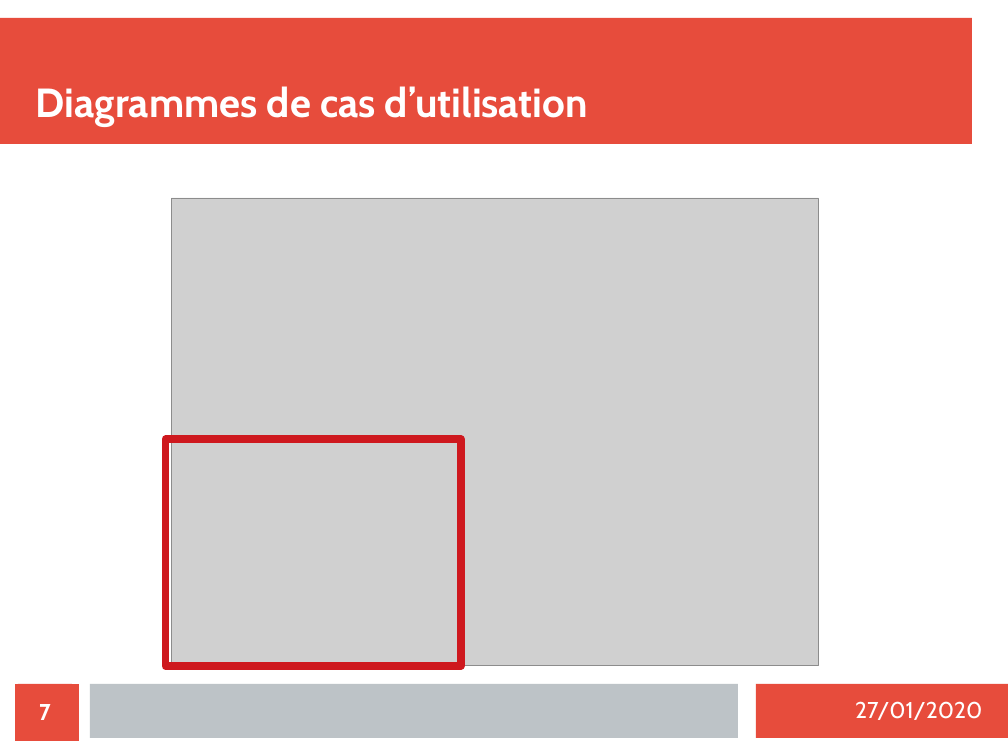
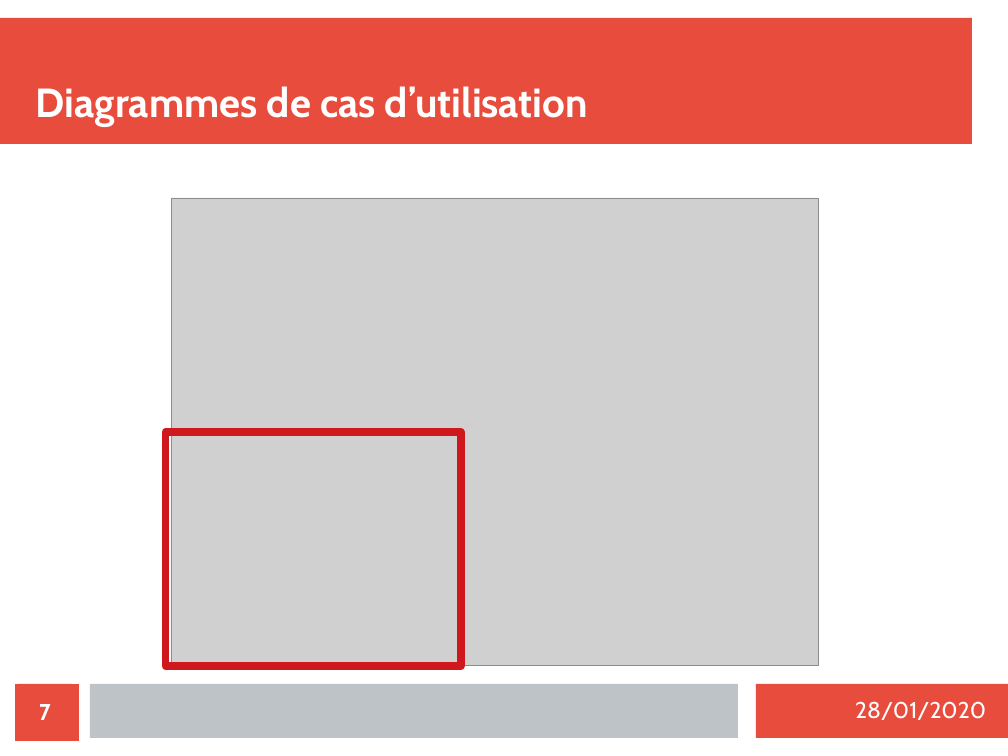
Before and after one commit to MezeretteBrice/Projet_Ronde, a slide deck: slide 7 of SOUTENANCE/Revue1/Revue1_CHEVREL.odp. Drawn at 1008x756 pixels with LibreOffice and Linux fonts; fonts in the diff are those of the drawing; grey boxes stand for pictures. Boxes give left, top, right and bottom in pixels: in the first picture for what was removed or moved away, otherwise in the second. Text is boxed around its words. In the diff, an @@ line names an element or a change of style, - is before the commit and + after.

```diff
--- a/SOUTENANCE/Revue1/Revue1_CHEVREL.odp
+++ b/SOUTENANCE/Revue1/Revue1_CHEVREL.odp
@@ rectangle resized from (x1=166, y1=439, x2=461, y2=666) to (x1=166, y1=432, x2=461, y2=666) @@
@@ text at (x1=855, y1=701, x2=986, y2=720): text changed @@
-27/01/2020
+28/01/2020
```
Also in this commit, not shown: 9 other slides changed, 1 other file.
